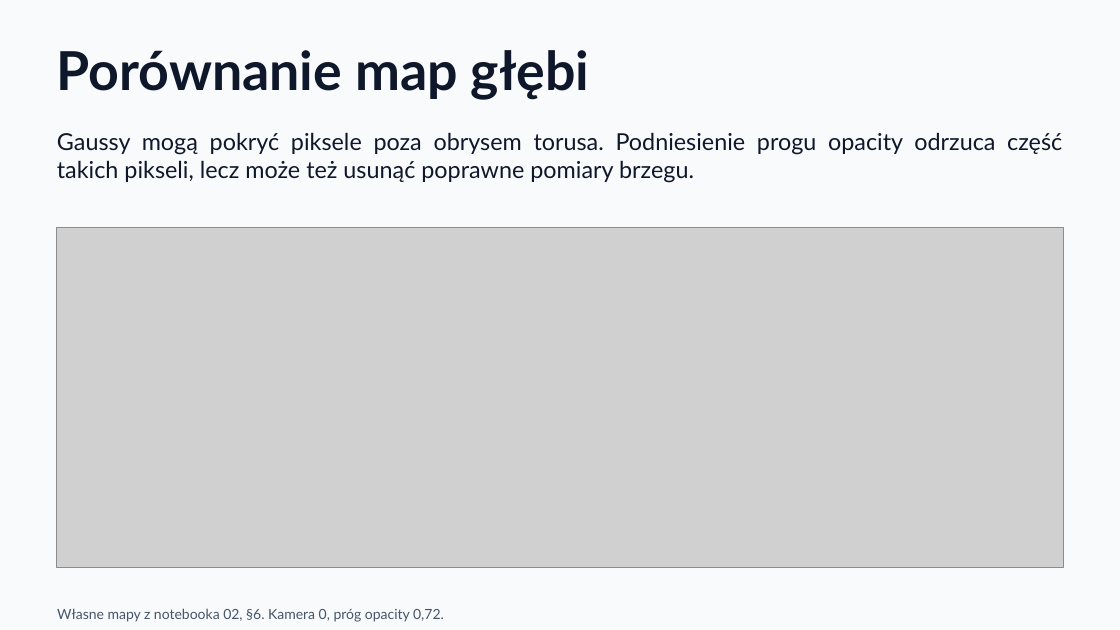
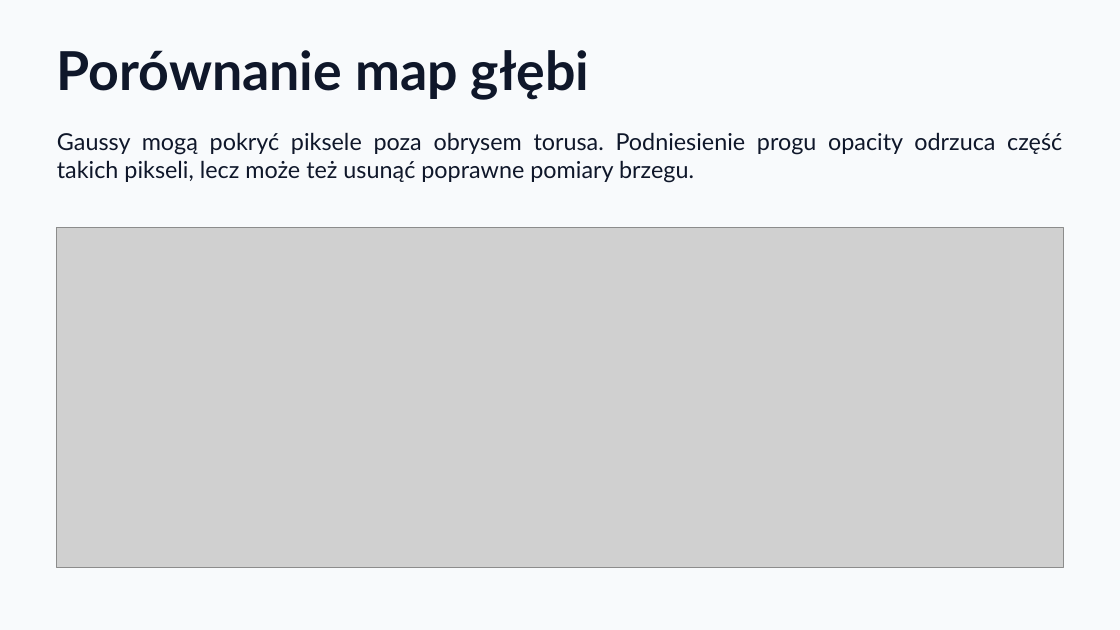
Before and after one commit to KajetanOzog/lab_6, a slide deck: slide 39 of prezentacja.pptx. Drawn at 1120x630 pixels with LibreOffice and Linux fonts; fonts in the diff are those of the drawing; grey boxes stand for pictures. Boxes give left, top, right and bottom in pixels: in the first picture for what was removed or moved away, otherwise in the second. Text is boxed around its words. In the diff, an @@ line names an element or a change of style, - is before the commit and + after.

```diff
--- a/prezentacja.pptx
+++ b/prezentacja.pptx
@@ text removed at bbox=[57, 608, 444, 622] @@
-Własne mapy z notebooka 02, §6. Kamera 0, próg opacity 0,72.
```
Also in this commit, not shown: 15 other slides changed, 2 other files.
